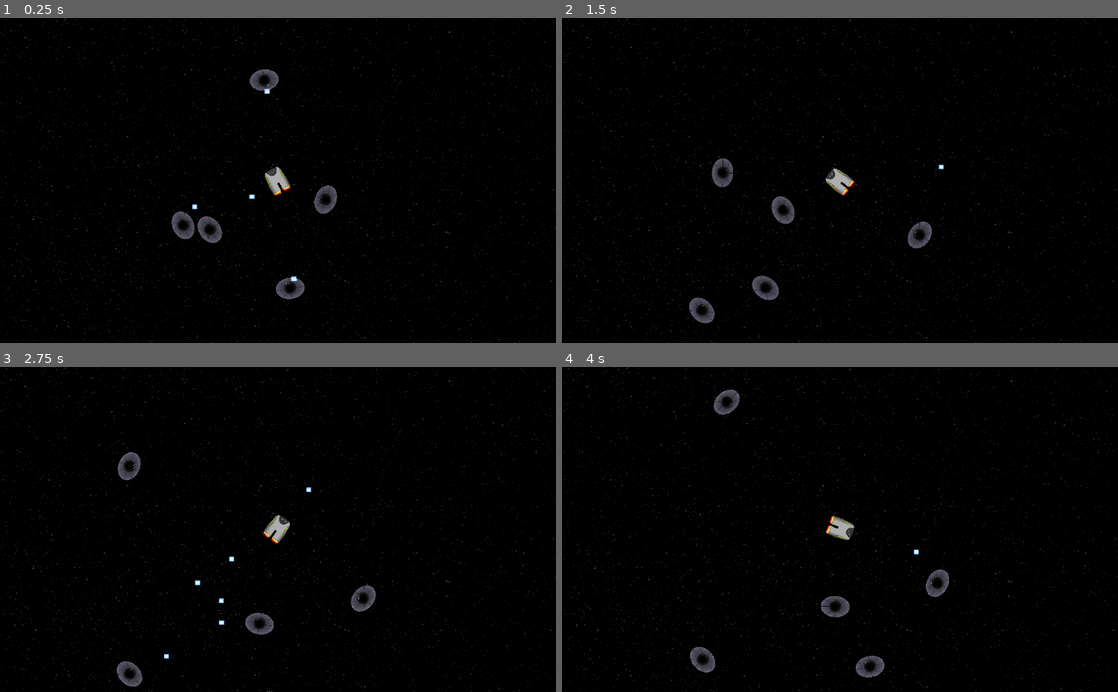
Above: before the commit, frames 1-4 (two rows, left to right).
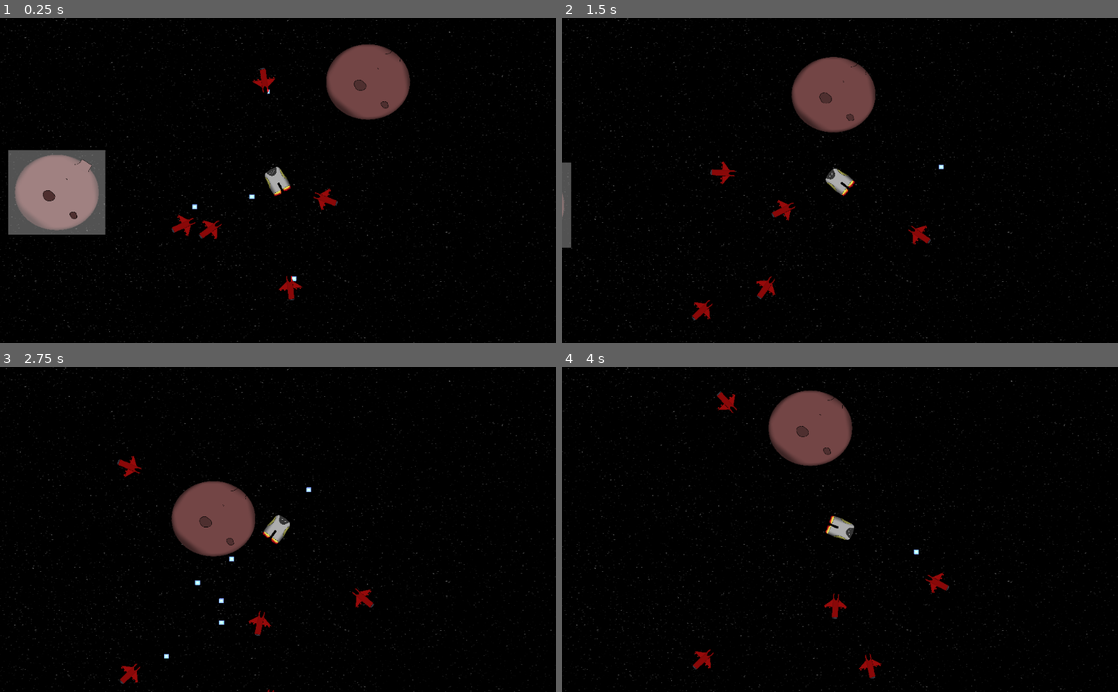
Above: after the commit, the same moments.

Repository: MichaelTonkin/Friendly-Ships
Game: Godot game, scene res://Scenes/MainGame.tscn
Two runs of this game, one before a commit and one after it. Both use one fixed random seed, a clock stepped at 60 frames per second and the inputs below. The engine's default icon, where the game draws it, is replaced by a stand-in: a white triangle on a blue panel in a dark square.
Inputs (mouse positions are in pixels of both pictures, inside the frame that each line leads up to):
- Up to frame 1 (0.25 s): no input
- Up to frame 2 (1.5 s): move the mouse to (962, 164) at 0.52 s; hold W (move_up) 0.53-1.28 s; click (962, 164) at 0.6 s; move the mouse to (728, 196) at 1.27 s; tap Space (space_bar) at 1.35 s
- Up to frame 3 (2.75 s): move the mouse to (333, 458) at 2.02 s; hold W (move_up) from 2.03 s (still down); click (333, 458) at 2.1 s
- Up to frame 4 (4 s): move the mouse to (812, 594) at 2.77 s; tap Space (space_bar) at 2.85 s; move the mouse to (1006, 578) at 3.52 s; release W (move_up) at 3.53 s; click (1006, 578) at 3.6 s

The runs differ from the first frame. In frame 1, 8.7% of the frame differs, in the area x 1-74%, y 8-87%; in frame 2, 4.6%; in frame 3, 3.9%; in frame 4, 4.1%.

Commit message:
fundamental gameplay is in place (store is bugged)

Diff:
--- a/Scenes/Enemy.tscn
+++ b/Scenes/Enemy.tscn
@@ -1,24 +1,17 @@
-[gd_scene load_steps=7 format=2]
+[gd_scene load_steps=5 format=2]
 
 [ext_resource path="res://Scripts/Enemy.gd" type="Script" id=1]
-[ext_resource path="res://Textures/enemy_tex_1.png" type="Texture" id=2]
-[ext_resource path="res://Textures/enemy_tex_2.png" type="Texture" id=3]
-[ext_resource path="res://Textures/ally_tex_1.png" type="Texture" id=4]
+[ext_resource path="res://Textures/enemy_tex_3.png" type="Texture" id=2]
 
-[sub_resource type="SpriteFrames" id=2]
+[sub_resource type="SpriteFrames" id=1]
 animations = [ {
-"frames": [ ExtResource( 2 ), ExtResource( 3 ) ],
+"frames": [ ExtResource( 2 ) ],
 "loop": true,
 "name": "default",
-"speed": 2.0
-}, {
-"frames": [ ExtResource( 4 ), ExtResource( 2 ) ],
-"loop": true,
-"name": "ally",
-"speed": 2.0
+"speed": 5.0
 } ]
 
-[sub_resource type="CircleShape2D" id=1]
+[sub_resource type="CircleShape2D" id=2]
 radius = 5.06391
 
 [node name="Enemy" type="KinematicBody2D"]
@@ -28,13 +21,13 @@
 script = ExtResource( 1 )
 
 [node name="Enemy_tex" type="AnimatedSprite" parent="."]
+position = Vector2( 0.540274, 0.270163 )
 rotation = 1.5708
-scale = Vector2( 0.109581, 0.0807527 )
-frames = SubResource( 2 )
-frame = 1
+scale = Vector2( 0.0895876, 0.113174 )
+frames = SubResource( 1 )
 playing = true
 
 [node name="Enemy_col" type="CollisionShape2D" parent="."]
 position = Vector2( -0.205303, 0.43941 )
 scale = Vector2( 7.96894, 10.9401 )
-shape = SubResource( 1 )
+shape = SubResource( 2 )
--- a/Scenes/MainGame.tscn
+++ b/Scenes/MainGame.tscn
@@ -6,6 +6,8 @@
 [ext_resource path="res://Textures/player_ship_move2.png" type="Texture" id=4]
 [ext_resource path="res://Textures/Sky_tex.png" type="Texture" id=5]
 [ext_resource path="res://Sounds/Music/Background.ogg" type="AudioStream" id=6]
+[ext_resource path="res://Textures/Scenery/Asteroid_1.png" type="Texture" id=7]
+[ext_resource path="res://Textures/Scenery/Asteroid_2.png" type="Texture" id=8]
 
 [sub_resource type="SpriteFrames" id=1]
 animations = [ {
@@ -49,3 +51,13 @@
 [node name="AudioStreamPlayer" type="AudioStreamPlayer" parent="."]
 stream = ExtResource( 6 )
 autoplay = true
+
+[node name="Asteroid_1" type="Sprite" parent="."]
+position = Vector2( -320.911, 343.467 )
+scale = Vector2( 0.358178, 0.313066 )
+texture = ExtResource( 7 )
+
+[node name="Asteroid_2" type="Sprite" parent="."]
+position = Vector2( 825.346, -64.5923 )
+scale = Vector2( 0.358178, 0.313066 )
+texture = ExtResource( 8 )
--- /dev/null
+++ b/Scenes/Menus/Store.gd
@@ -0,0 +1,8 @@
+extends Control
+
+onready var main = load("res://Scripts/MainGame.gd")
+
+func _ready():
+
+	print(main.score)
+	#get_node("Score_actual").set_text(str(main.score))
--- /dev/null
+++ b/Scenes/Menus/Store.tscn
@@ -0,0 +1,53 @@
+[gd_scene load_steps=6 format=2]
+
+[ext_resource path="res://Scenes/Menus/Store.gd" type="Script" id=1]
+[ext_resource path="res://Fonts/Cairo/Cairo-Regular.ttf" type="DynamicFontData" id=2]
+
+[sub_resource type="DynamicFontData" id=1]
+font_path = "res://Fonts/Cairo/Cairo-Regular.ttf"
+
+[sub_resource type="DynamicFont" id=2]
+size = 30
+font_data = SubResource( 1 )
+
+[sub_resource type="DynamicFont" id=3]
+size = 20
+font_data = ExtResource( 2 )
+
+[node name="Store" type="Control"]
+anchor_right = 1.0
+anchor_bottom = 1.0
+margin_left = 4.11737
+margin_right = 4.11743
+script = ExtResource( 1 )
+
+[node name="Points" type="Label" parent="."]
+margin_top = 9.52008
+margin_right = 97.0
+margin_bottom = 49.5201
+custom_fonts/font = SubResource( 2 )
+text = "Points:"
+uppercase = true
+percent_visible = -0.142857
+
+[node name="Score_actual" type="Label" parent="."]
+margin_left = 111.888
+margin_top = 22.5249
+margin_right = 167.888
+margin_bottom = 61.5249
+custom_fonts/font = SubResource( 3 )
+text = "0"
+
+[node name="btnSuper_lazer" type="Button" parent="."]
+margin_left = 373.531
+margin_top = 242.99
+margin_right = 607.531
+margin_bottom = 299.99
+text = "Super Lazer $10,000"
+
+[node name="btnGreen_lazer" type="Button" parent="."]
+margin_left = 374.963
+margin_top = 168.527
+margin_right = 608.963
+margin_bottom = 225.527
+text = "Green Lazer $5,000"
--- a/Scenes/Player.gd
+++ b/Scenes/Player.gd
@@ -13,9 +13,10 @@
 	set_process(true)
 
 func _process(delta):
-	#if(health <= 0):
-		#queue_free()
-	pass
+	if(health <= 0):
+	# open the store
+		get_tree().change_scene("res://Scenes/Menus/Store.tscn")
+
 func _physics_process(delta):
 	move_player(delta)
 	fire_controller(delta)
--- a/Scripts/Bullet.gd
+++ b/Scripts/Bullet.gd
@@ -5,6 +5,7 @@
 var shooter
 var alive1
 var alive2
+var explos_1 = preload("res://Textures/Explosions/Explosion_1.png")
 
 func _ready():
 	set_process(true)
@@ -24,6 +25,7 @@
 				if(collision.collider == shooter):
 					queue_free()
 				else:
+					get_node("Sprite").set_texture(explos_1)
 					queue_free()
 					if(collision.collider.has_method("setHealth")):
 						collision.collider.setHealth(collision.collider.getHealth() - 50)
Binary file added: Fonts/Cairo/Cairo-Black.ttf
Binary file added: Fonts/Cairo/Cairo-Bold.ttf
Binary file added: Fonts/Cairo/Cairo-ExtraLight.ttf
Binary file added: Fonts/Cairo/Cairo-Light.ttf
Binary file added: Fonts/Cairo/Cairo-Regular.ttf
Binary file added: Fonts/Cairo/Cairo-SemiBold.ttf
Not shown, added: Fonts/Cairo/OFL.txt
Not shown: 1 places in Scenes/MainGame.tscn that only renumber resources
Binary file added: Textures/Explosions/Explosion_1.png
Not shown, added: Textures/Explosions/Explosion_1.png.import
Binary file added: Textures/Scenery/Asteroid_1.png
Not shown, added: Textures/Scenery/Asteroid_1.png.import
(and 7 more such lines)
